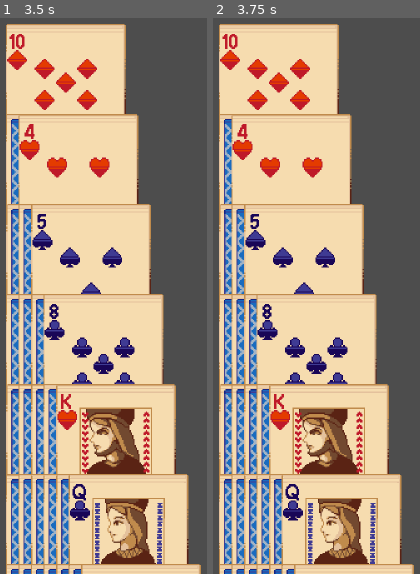
Above: before the commit, frames 1-2 (left to right).
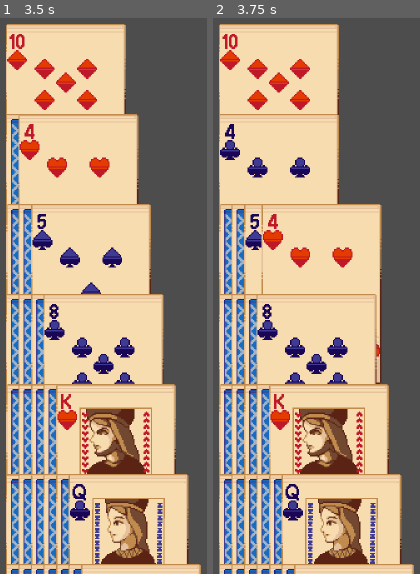
Above: after the commit, the same moments.

Repository: leandrohorizon/paciencia_godot
Game: Godot game, scene res://main.tscn
Same seed, same stepped clock (60 frames per second), same inputs: the game is played once before the commit and once after it.
Inputs (mouse positions are in pixels of both pictures, inside the frame that each line leads up to):
- Up to frame 1 (3.5 s): tap Enter at 0.5, 2 s; move the mouse to (outside the picture) at 0.52 s; click (outside the picture) at 0.67 s; tap Space at 1.25, 2.75 s; move the mouse to (outside the picture) at 1.27 s; click (outside the picture) at 1.42 s; move the mouse to (outside the picture) at 2.02 s; click (outside the picture) at 2.17 s; move the mouse to (outside the picture) at 2.77 s; click (outside the picture) at 2.92 s
- Up to frame 2 (3.75 s): tap Enter at 3.5 s; move the mouse to (279, 112) at 3.52 s; click (279, 112) at 3.67 s

Frame 1 is identical in both runs. In frame 2, 6.9% of the frame differs, in the area x 3-82%, y 17-66%.
Error before the commit: Invalid call. Nonexistent function 'clear_action_stack' in base 'Node2D'. (res://main.gd:25)

Commit message:
Atualiza main.tscn para incluir o script undo.gd e ajusta os passos de carregamento da cena, melhorando a funcionalidade de desfazer ações no jogo.

Diff:
--- a/main.tscn
+++ b/main.tscn
@@ -1,10 +1,11 @@
-[gd_scene load_steps=6 format=3 uid="uid://o7wyi6t7b23g"]
+[gd_scene load_steps=7 format=3 uid="uid://o7wyi6t7b23g"]
 
 [ext_resource type="Script" uid="uid://bgbayvrt88x3k" path="res://main.gd" id="1_ig7tw"]
 [ext_resource type="PackedScene" uid="uid://cdvvg7tfyf6ci" path="res://pile.tscn" id="2_0xm2m"]
 [ext_resource type="Script" uid="uid://cjta5rukj8j0l" path="res://pile_deck.gd" id="3_h2yge"]
 [ext_resource type="PackedScene" uid="uid://odg1mknx0onh" path="res://button.tscn" id="4_lquwl"]
 [ext_resource type="Script" uid="uid://cc8uotcd3kctm" path="res://reset.gd" id="5_7mycd"]
+[ext_resource type="Script" uid="uid://pu3tvtb70q88" path="res://undo.gd" id="6_7mycd"]
 
 [node name="Main" type="Node2D"]
 script = ExtResource("1_ig7tw")
@@ -74,3 +75,4 @@
 
 [node name="undo" parent="." instance=ExtResource("4_lquwl")]
 position = Vector2(912, 2136)
+script = ExtResource("6_7mycd")
